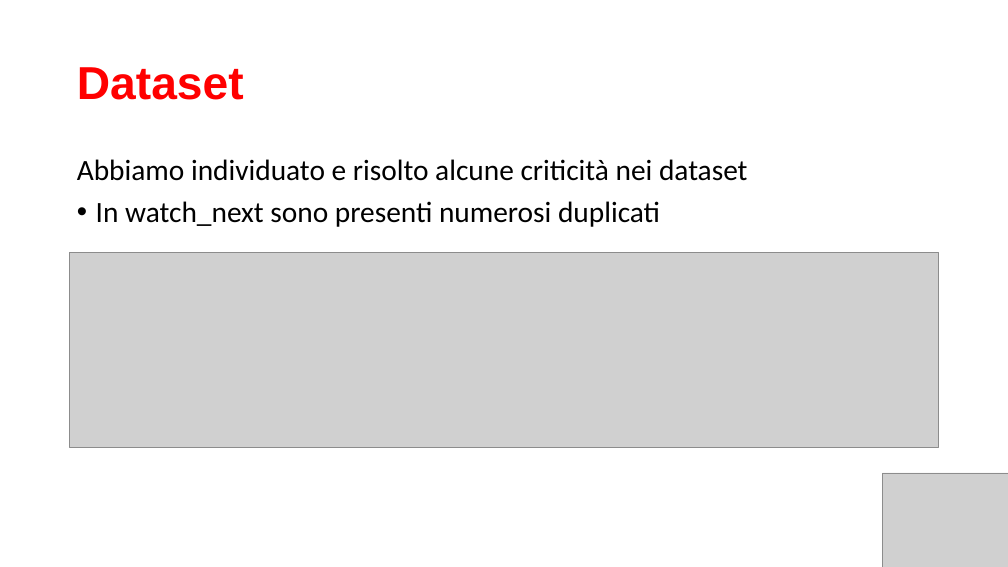
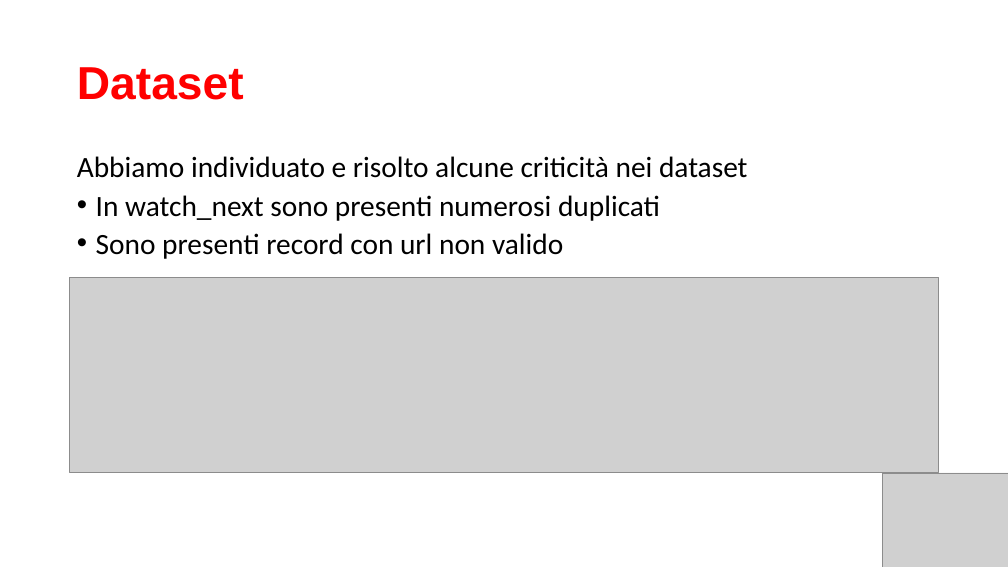
Before and after one commit to maggiorante/Mobile-Cloud-Technlogies-2021, a slide deck: slide 2 of Homework-2/TriviaTED_glue.pptx. Drawn at 1008x567 pixels with LibreOffice and Linux fonts; fonts in the diff are those of the drawing; grey boxes stand for pictures. Boxes give left, top, right and bottom in pixels: in the first picture for what was removed or moved away, otherwise in the second. Text is boxed around its words. In the diff, an @@ line names an element or a change of style, - is before the commit and + after.

```diff
--- a/Homework-2/TriviaTED_glue.pptx
+++ b/Homework-2/TriviaTED_glue.pptx
@@ text at [77, 156, 748, 221]: line spacing 0.9 to 0.8 @@
@@ text at [96, 233, 563, 259]: paragraph added @@
+• Sono presenti record con url non valido
@@ picture: place and size @@
-picture at [70, 252, 939, 447]
+picture at [70, 277, 939, 472]
```
Also in this commit, not shown: 4 other slides changed.
